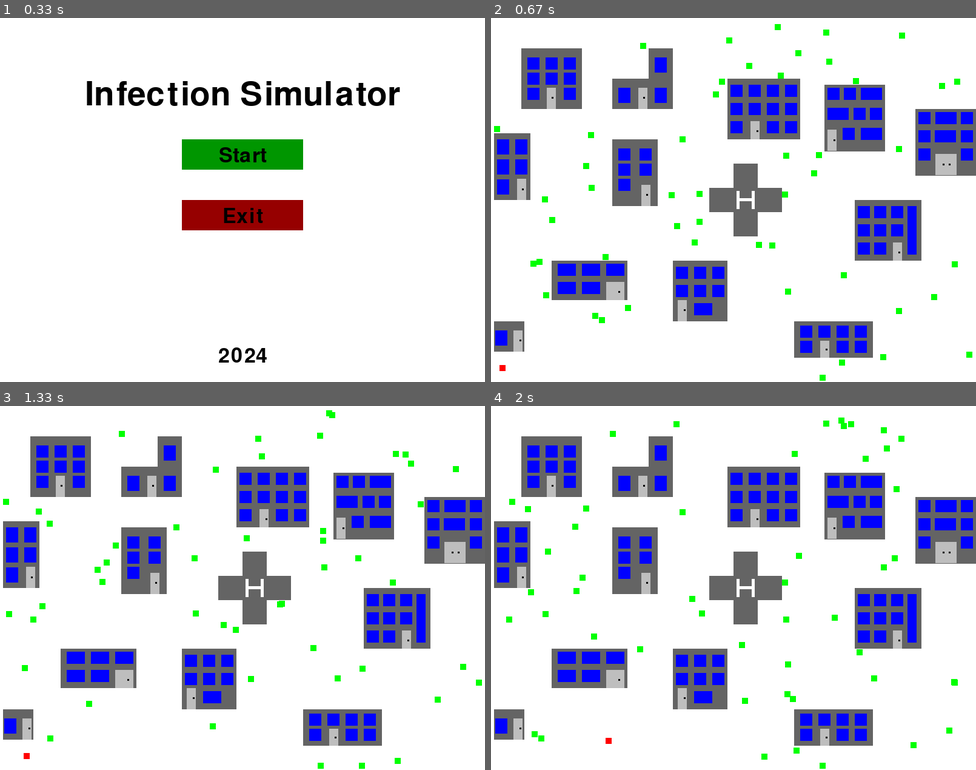
Above: before the commit, frames 1-4 (two rows, left to right).
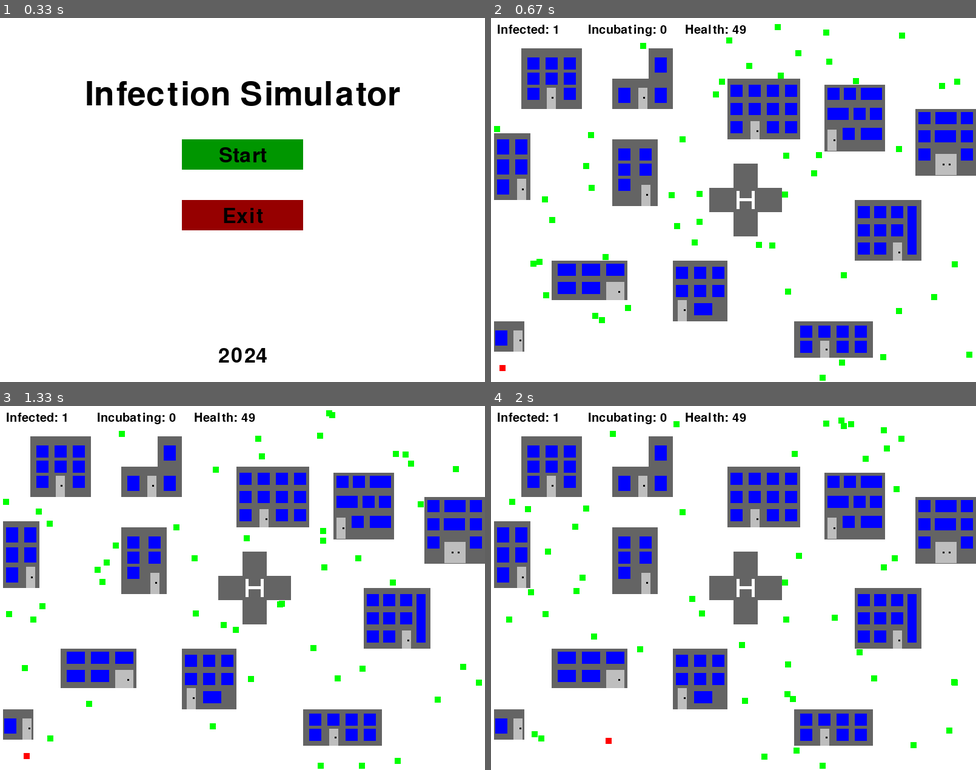
Above: after the commit, the same moments.

Repository: PythonProCourseDavid/pygame_simulator
Game: pygame game, started from main.py
The game is run twice, just before and just after one commit, with the same random seed, the same clock (stepped at 60 frames per second) and the same inputs.
Inputs:
- Up to frame 1 (0.33 s): no input
- Up to frame 2 (0.67 s): click "Start" at 0.38 s
- Up to frame 3 (1.33 s): no input
- Up to frame 4 (2 s): no input

Frame 1 is identical in both runs. In frame 2, 0.5% of the frame differs, in the area x 1-53%, y 1-5%; in frame 3, 0.5%; in frame 4, 0.5%.

Commit message:
last task

Diff:
--- a/graphics/__init__.py
+++ b/graphics/__init__.py
@@ -1 +1,2 @@
 from .start_screen import StartScreen
+from .user_interface import UserInterface
--- /dev/null
+++ b/graphics/user_interface.py
@@ -0,0 +1,30 @@
+import pygame
+import pygame.font
+
+FONT_SIZE = 30
+BLACK_COLOR = (0, 0, 0)
+INFECTED_TEXT_COORDINATES = (10, 10)
+INCUBATING_TEXT_COORDINATES = (160, 10)
+HEALTH_TEXT_COORDINATES = (320, 10)
+
+
+class UserInterface:
+    def __init__(self, width, height, population, infection):
+        self.width = width
+        self.height = height
+        self.population = population
+        self.infection = infection
+        self.font = pygame.font.SysFont(None, FONT_SIZE)
+
+    def draw(self, screen):
+        infected_count = self.population.get_infected_count()
+        incubating_count = self.population.get_incubation_count()
+        health_count = self.population.get_health_count()
+
+        infected_counter = self.font.render(f"Infected: {infected_count}", True, BLACK_COLOR)
+        incubating_counter = self.font.render(f"Incubating: {incubating_count}", True, BLACK_COLOR)
+        health_counter = self.font.render(f"Health: {health_count}", True, BLACK_COLOR)
+
+        screen.blit(infected_counter, INFECTED_TEXT_COORDINATES)
+        screen.blit(incubating_counter, INCUBATING_TEXT_COORDINATES)
+        screen.blit(health_counter, HEALTH_TEXT_COORDINATES)
--- a/main.py
+++ b/main.py
@@ -2,6 +2,7 @@
 from graphics.start_screen import StartScreen
 from simulation.city import City
 from simulation import Person, Population, Infection
+from graphics import UserInterface
 
 pygame.init()
 
@@ -29,6 +30,7 @@
         city = City(SCREEN_WIDTH, SCREEN_HEIGHT)
         population = Population(SCREEN_WIDTH, SCREEN_HEIGHT, city)
         infection = Infection(population)
+        ui = UserInterface(SCREEN_WIDTH, SCREEN_HEIGHT, population, infection)
 
         while running:
             screen.fill(WHITE)
@@ -42,11 +44,17 @@
 
             city.draw(screen)
             population.draw(screen)
+            ui.draw(screen)
 
             if population.get_infected_count() == len(population.people):
-                blurred_interface = pygame.Surface((SCREEN_WIDTH, SCREEN_HEIGHT))
-                blurred_interface.set_alpha(150)
-                blurred_interface.fill(WHITE)
+                blurred_surface = pygame.Surface((SCREEN_WIDTH, SCREEN_HEIGHT))
+                blurred_surface.set_alpha(150)
+                blurred_surface.fill((255, 255, 255))
+                screen.blit(blurred_surface, (0, 0))
+
+                text = ui.font.render("All infected!. Game over. ", True, BLACK)
+                screen.blit(text, (SCREEN_WIDTH // 2 - text.get_width() // 2, SCREEN_HEIGHT // 2
+                                   - text.get_height() // 2))
 
                 pygame.display.flip()
                 pygame.time.wait(3000)
